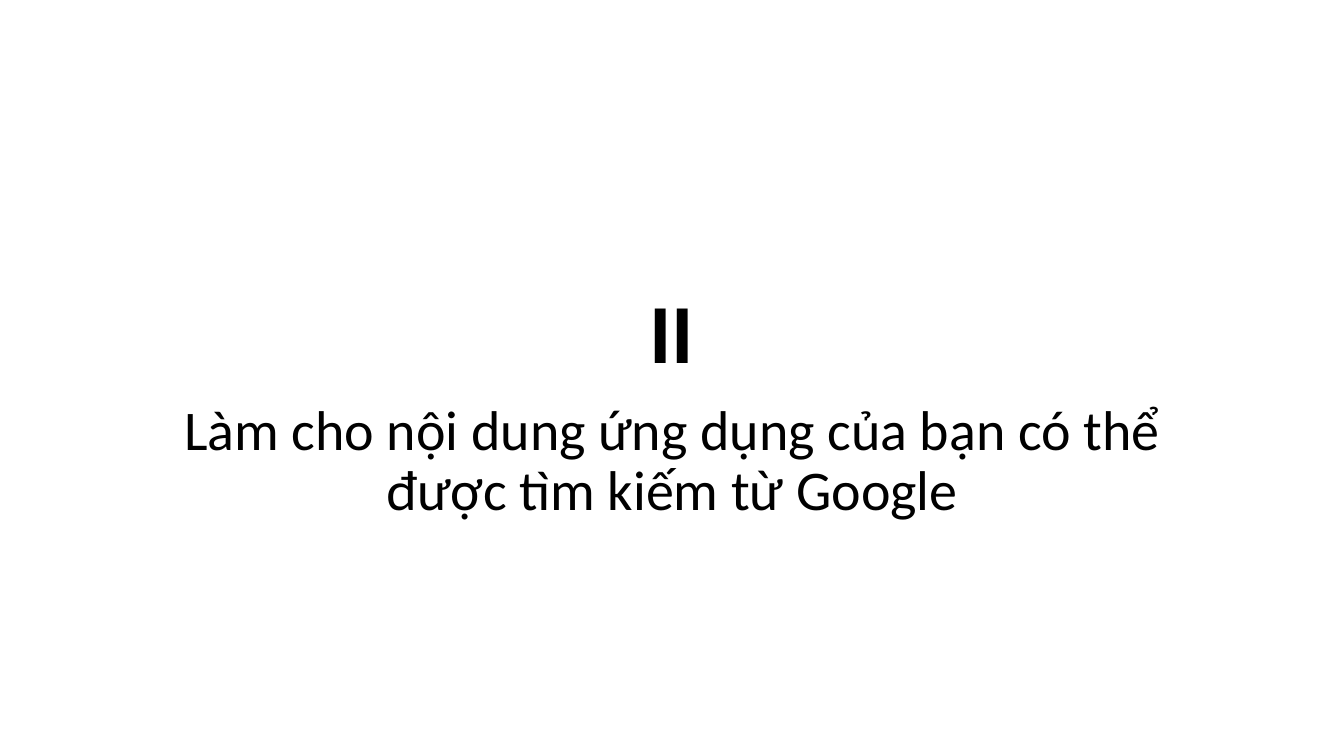
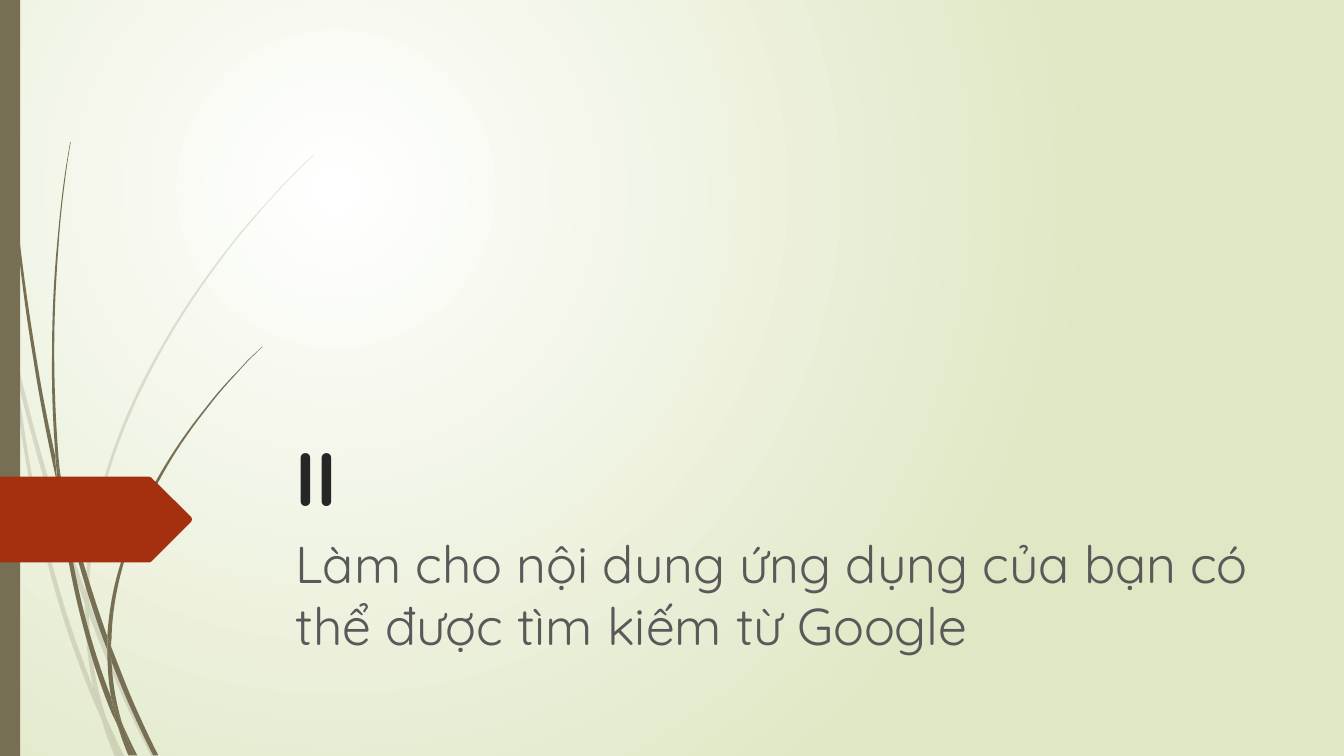
Before and after one commit to trieuduy27051999/Google-play-infor-, a slide deck: slide 62 of 3 muc dau GooglePlay.pptx. Drawn at 1344x756 pixels with LibreOffice and Linux fonts; fonts in the diff are those of the drawing. Boxes give left, top, right and bottom in pixels: in the first picture for what was removed or moved away, otherwise in the second. Text is boxed around its words. In the diff, an @@ line names an element or a change of style, - is before the commit and + after.

Commit message:
Sua font 3 muc dau Google Play

```diff
--- a/3 muc dau GooglePlay.pptx
+++ b/3 muc dau GooglePlay.pptx
@@ background #FFFFFF to gradient #FFFFFF to #DFE8C4 @@
@@ rectangle added at [0, 0, 20, 756], fill #766F54 @@
@@ title "II": place and size @@
-title "II" at [650, 308, 695, 363]
+title "II" at [295, 453, 337, 506]
@@ title "II" at [295, 453, 337, 506]: size 60 to 54 pt, font Calibri to Quicksand, text colour #000000 to #262626; alignment centre to left; line spacing 0.9 to 1 @@
@@ freeform shape added at [0, 477, 193, 563], fill #A53010 @@
@@ subtitle "Làm cho nội dung ứng ...": place and size @@
-subtitle "Làm cho nội dung ứng ..." at [184, 406, 1159, 520]
+subtitle "Làm cho nội dung ứng ..." at [295, 544, 1247, 656]
@@ subtitle "Làm cho nội dung ứng ..." at [295, 544, 1247, 656]: size 40 to 37 pt, font Calibri to Quicksand, text colour #000000 to #595959; alignment centre to left; line spacing 0.9 to 1 @@
@@ group added at [0, 154, 315, 756]: 10 freeform shapes @@
@@ group added at [3, 0, 262, 756]: 12 freeform shapes @@
```
Also in this commit, not shown: 79 other slides changed.
